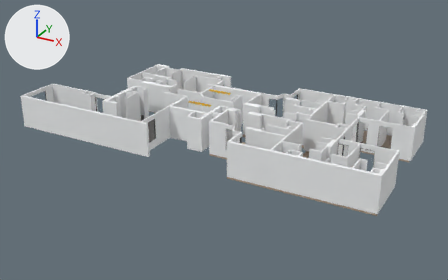
Two versions of the glTF model public/models/PISOS/planta-2.glb, one commit apart.
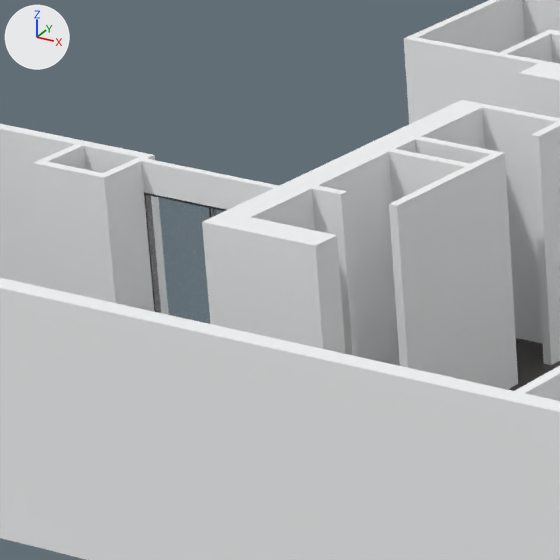
The first picture shows the older version from a 50 mm camera at (26.7, -47.0, 23.3) aimed at (0.6, 0.5, -0.4). The close-ups show both versions on the part from 17% to 33% of the width and 26% to 51% of the height of that picture; other places that the commit changed are outside them. The axes (+X, +Y, +Z) are drawn at upper left. The lights are the same throughout.

The older version as bpy lines, for what is in view:
```python
me_component_640 = bpy.data.meshes.new('Component_640')
me_component_640.from_pydata(...)  # 3394 vertices, 6210 faces; spans x -0.1..35.3, y -0.3..15.0, z -0.2..3.4
# faces by material slot: [20, 2804, 614, 216, 72, 2484]
me_component_640.materials.append(mat_mayolica_1_002)
me_component_640.materials.append(mat_metal_blanco_002)
me_component_640.materials.append(mat_metal_2_002)
me_component_640.materials.append(mat_mi_ms_glass_material_inst_002)  # white #f3f8fa
me_component_640.materials.append(mat_worldgridmaterial)
me_component_640.materials.append(mat_metal_1_002)
ob_component_640 = bpy.data.objects.new('Component_640', me_component_640)
ob_component_640.location = (-17.79, -6.41, -0.15)
```
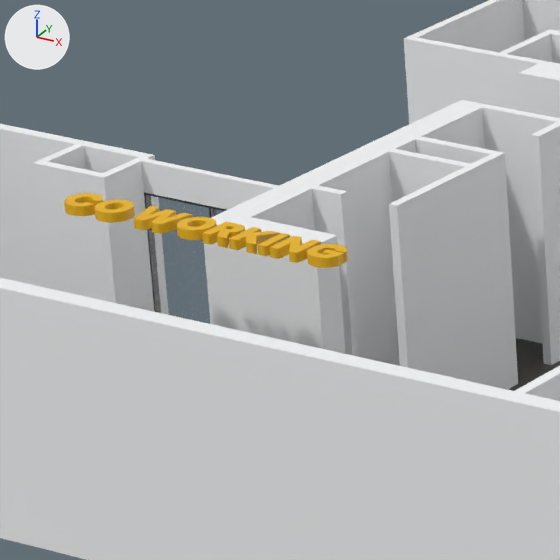
Scene script edits in JSON lines:
```json
{"op": "add", "block": "mat_material_020", "code": ["mat_material_020 = principled_material('Material.020')", "mat_material_020.base_color = (0.863, 0.479, 0.00518)  # yellow #efb810"]}
{"op": "add", "block": "me_text_005", "code": ["me_text_005 = bpy.data.meshes.new('Text.005')", "me_text_005.from_pydata(...)  # 2176 vertices, 4332 faces; spans x 0.01..3.93, y -0.01..0.43, z -0.06..0.06", "me_text_005.materials.append(mat_material_020)  # yellow #efb810"]}
{"op": "add", "block": "ob_text_005", "code": ["ob_text_005 = bpy.data.objects.new('Text.005', me_text_005)", "ob_text_005.location = (-11.26, -5.07, 3.39)"]}
```

Pixel boxes [x1, y1, x2, y2] of what changed, in the close-ups (560 x 560 px):
```json
{"object": "Text.005", "change": "added", "after": [64, 193, 348, 268], "on screen": "yellow"}
```
